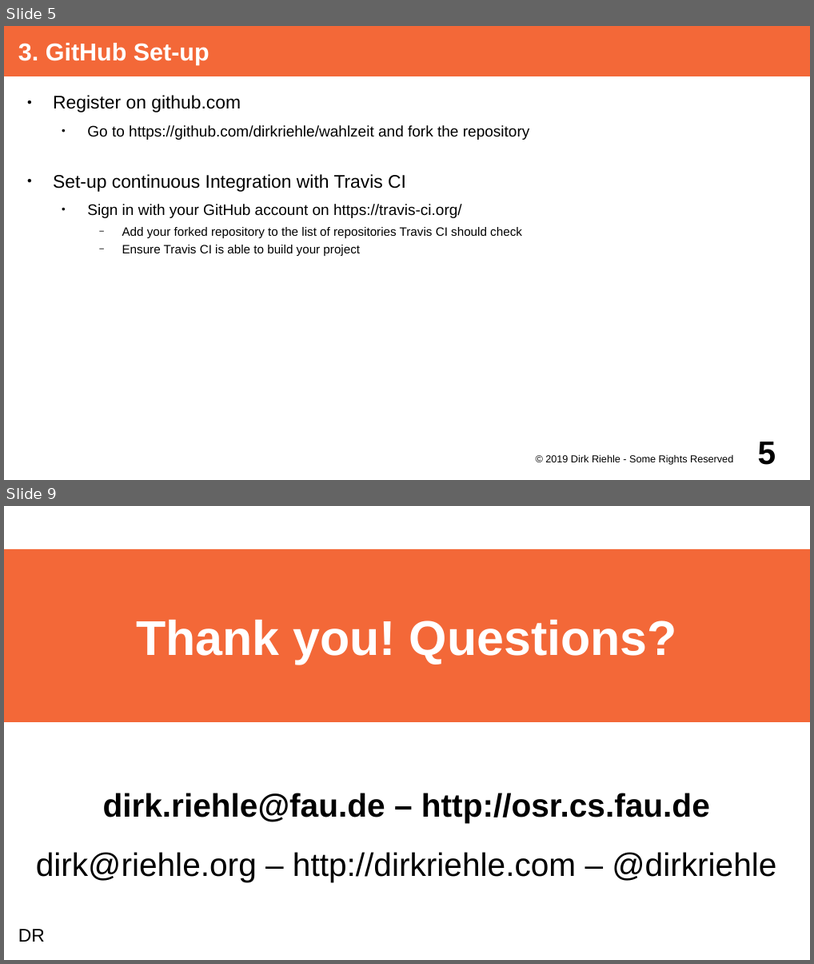
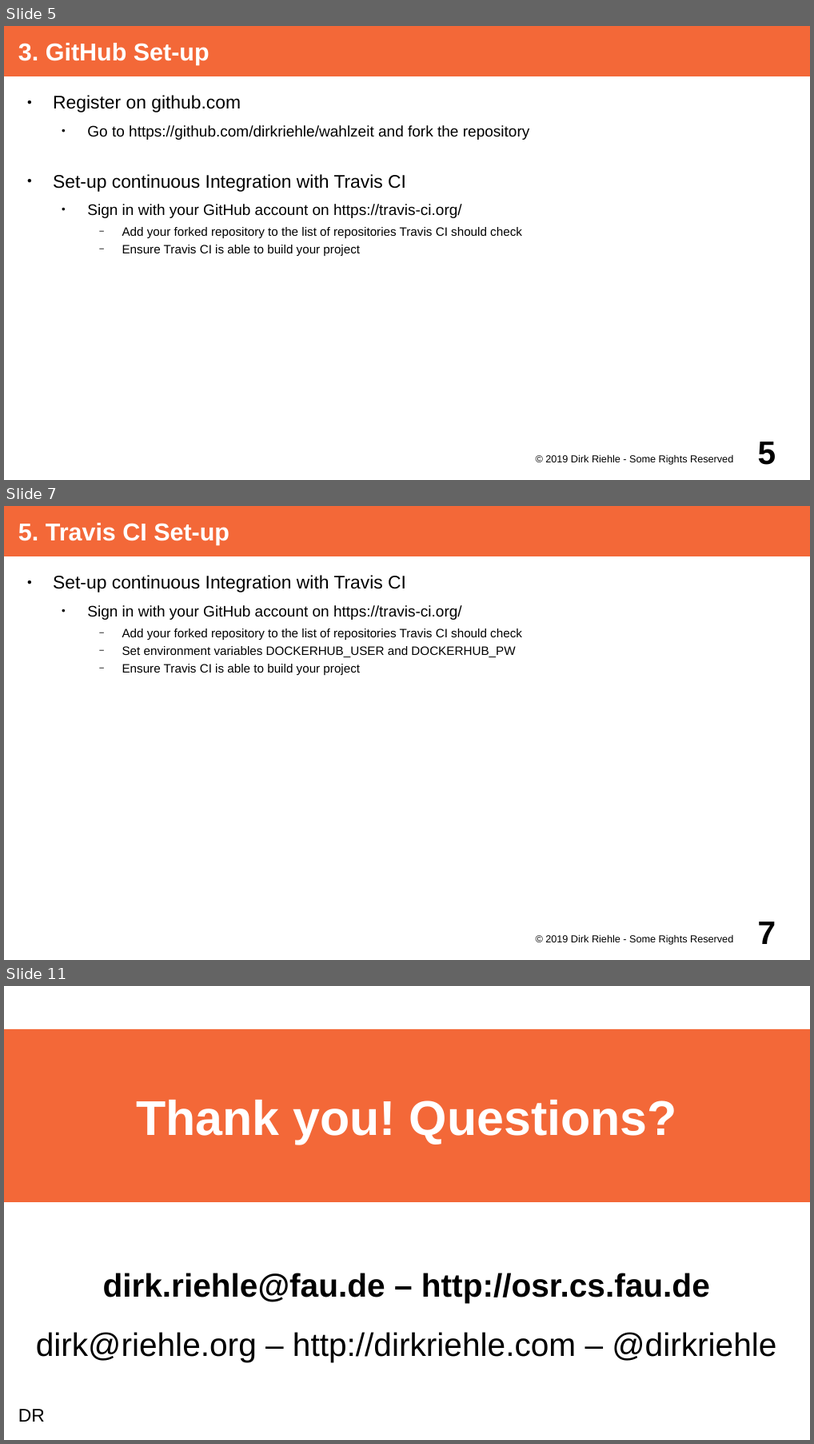
Before and after one commit to dirkriehle/adap-course, a slide deck: Lecture Slides/ADAP A03 - Project Set-up.odp. Shown one above the other, each under a label of ours: slides 5 and 9 before the commit, slides 5, 7 and 11 after it; the slides between them are not shown. The pictures are 814x964 and 814x1444 pixels, drawn with LibreOffice and Linux fonts; fonts in the diff are those of the drawing. Boxes give left, top, right and bottom in pixels: in the first picture for what was removed or moved away, otherwise in the second. Text is boxed around its words. In the diff, an @@ line names an element or a change of style, - is before the commit and + after.

Commit message:
Added information about DockerHub set-up.

```diff
--- a/Lecture Slides/ADAP A03 - Project Set-up.odp
+++ b/Lecture Slides/ADAP A03 - Project Set-up.odp
@@ slide 7 added at box(4, 506, 810, 960), background #FFFFFF @@
@@ title added at box(4, 506, 810, 556), fill #F36838, 24 pt, text #FFFFFF, bold @@
+5. Travis CI Set-up
@@ text added at box(53, 575, 522, 675), 12 pt, text #000000 @@
+● Set-up continuous Integration with Travis CI
+  ● Sign in with your GitHub account on https://travis-ci.org/
+    − Add your forked repository to the list of repositories Travis CI should check
+    − Set environment variables DOCKERHUB_USER and DOCKERHUB_PW
+    − Ensure Travis CI is able to build your project
@@ text added at box(546, 934, 734, 944), 10 pt, text #000000 @@
+© 2019 Dirk Riehle - Some Rights Reserved
@@ page number added at box(758, 921, 777, 944), 32 pt, text #000000, bold @@
+7
@@ what was slide 9 is now slide 11 @@
```
Also in this commit, not shown: 4 slides changed, 1 other slide added, 1 other file.
